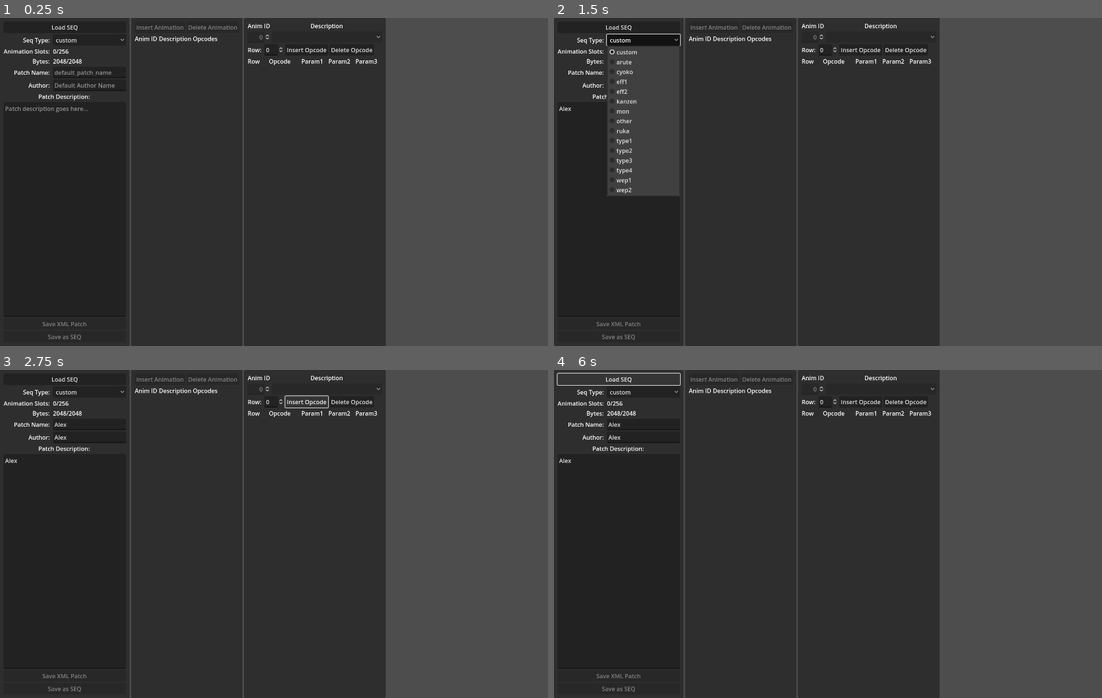
Above: before the commit, frames 1-4 (two rows, left to right).
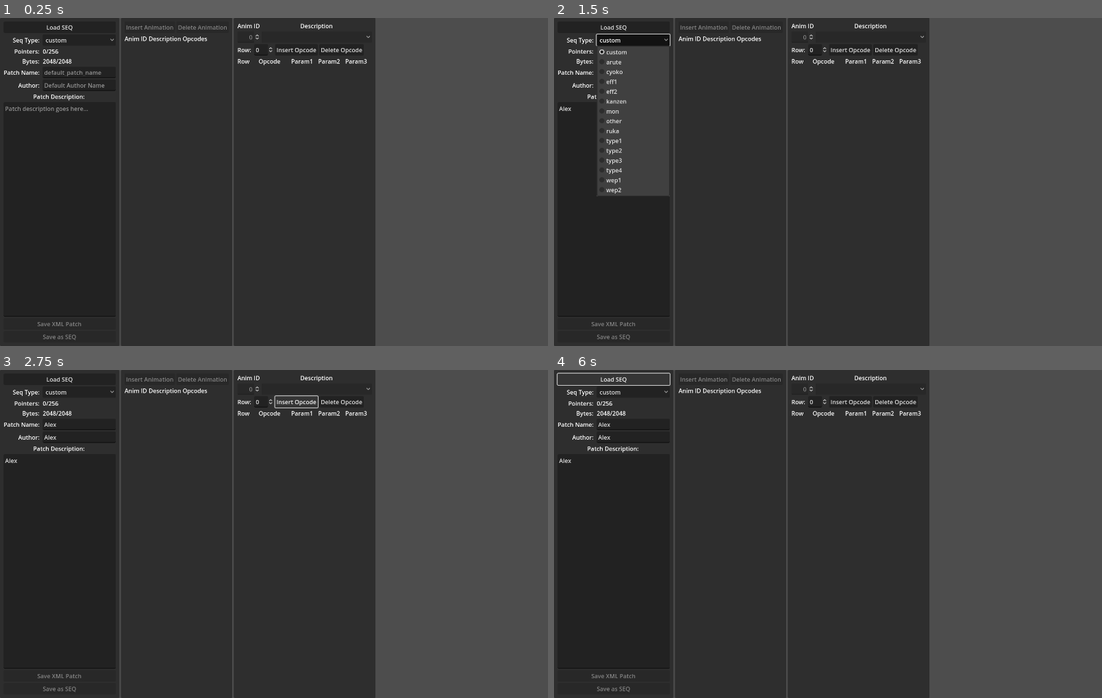
Above: after the commit, the same moments.

Repository: mrgudenheim/fftae
Game: Godot game, scene res://main.tscn
Same seed, same stepped clock (60 frames per second), same inputs: the game is played once before the commit and once after it.
Inputs (mouse positions are in pixels of both pictures, inside the frame that each line leads up to):
- Up to frame 1 (0.25 s): no input
- Up to frame 2 (1.5 s): click (641, 73) at 0.52 s; type "Alex" at 0.6 s; click (641, 83) at 0.75 s; type "Alex" at 0.83 s; click (619, 208) at 0.98 s; type "Alex" at 1.07 s; click "custom" at 1.25 s
- Up to frame 3 (2.75 s): click "Insert Opcode" at 2 s
- Up to frame 4 (6 s): click "custom" at 2.75 s; click "Insert Opcode" at 3.5 s; click "custom" at 4.25 s; click "Insert Opcode" at 5 s; click "Load SEQ" at 5.75 s

The runs differ from the first frame. In frame 1, 4.7% of the frame differs, in the area x 0-71%, y 0-100%; in frame 2, 5.2%; in frame 3, 4.6%; in frame 4, 4.5%.
Error before the commit: Out of bounds get index '-1' (on base: 'Array[Sequence]') (res://main.gd:256)
Error after the commit: Out of bounds get index '-1' (on base: 'Array[Sequence]') (res://main.gd:258)

Commit message:
added comments to xml, changed "animation slots" to "pointers"

Diff:
--- a/main.gd
+++ b/main.gd
@@ -147,9 +147,11 @@
 		xml_patch_name,
 		xml_author,
 		xml_description,
+		"<!-- file size -->",
 		xml_size_location_start,
 		bytes_size,
 		xml_size_location_end,
+		"<!-- seq data -->",
 		xml_location_start,
 		bytes,
 		xml_location_end,
--- a/main.tscn
+++ b/main.tscn
@@ -97,7 +97,7 @@
 
 [node name="EmptyAnimationSlots" type="Label" parent="HBoxContainer/SettingsPanel/MarginContainer/VBoxContainer/Info"]
 layout_mode = 2
-text = "Animation Slots: "
+text = "Pointers: "
 horizontal_alignment = 2
 
 [node name="EmptyAnimationSlotsNum" type="Label" parent="HBoxContainer/SettingsPanel/MarginContainer/VBoxContainer/Info"]
